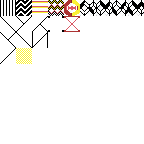
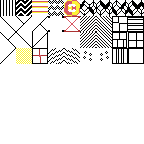
Revision of a layered w=144, h=144 image; what changed, layer by layer:
added layer "bow #2" in group "Wall" over [100, 51, 109, 61]
added layer "bow #1" in group "Wall" over [83, 51, 92, 61]
added layer "bow" in group "Wall" over [112, 16, 144, 64]
added layer "wall copy" in group "Wall" over [48, 48, 80, 64]
added layer "wall" in group "Wall" over [48, 48, 80, 64]
added layer "wall4 copy #3" in group "Wall" over [32, 48, 48, 64]
added layer "wall4 copy #5" in group "Wall" over [80, 32, 112, 48]
painted on "wall4 copy #2" over [48, 0, 112, 33]
